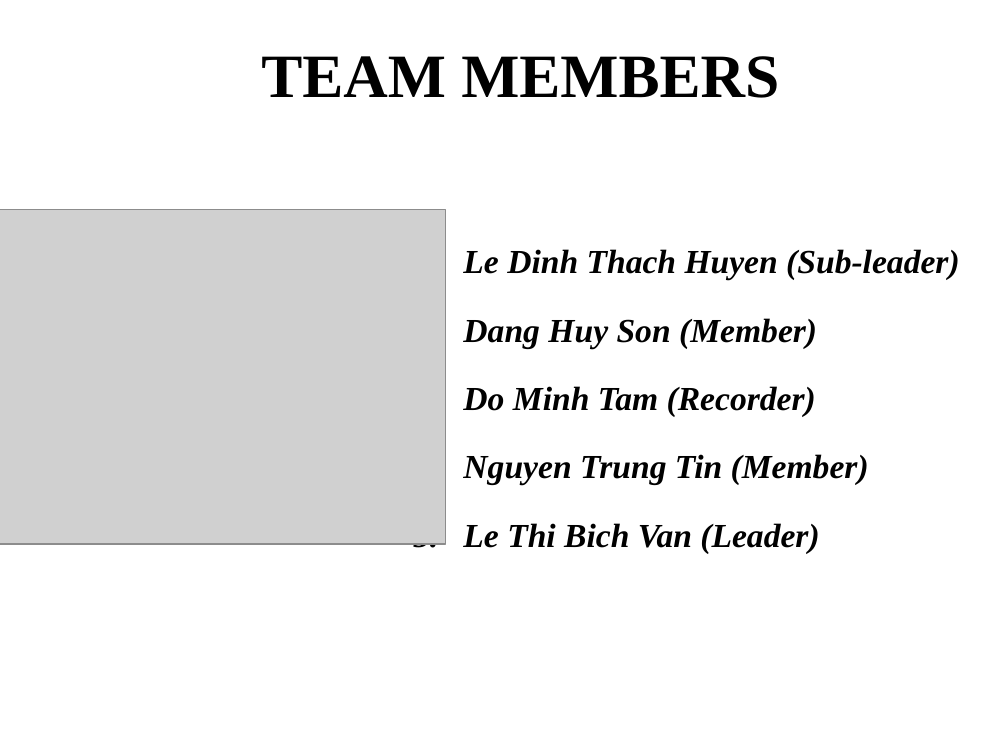
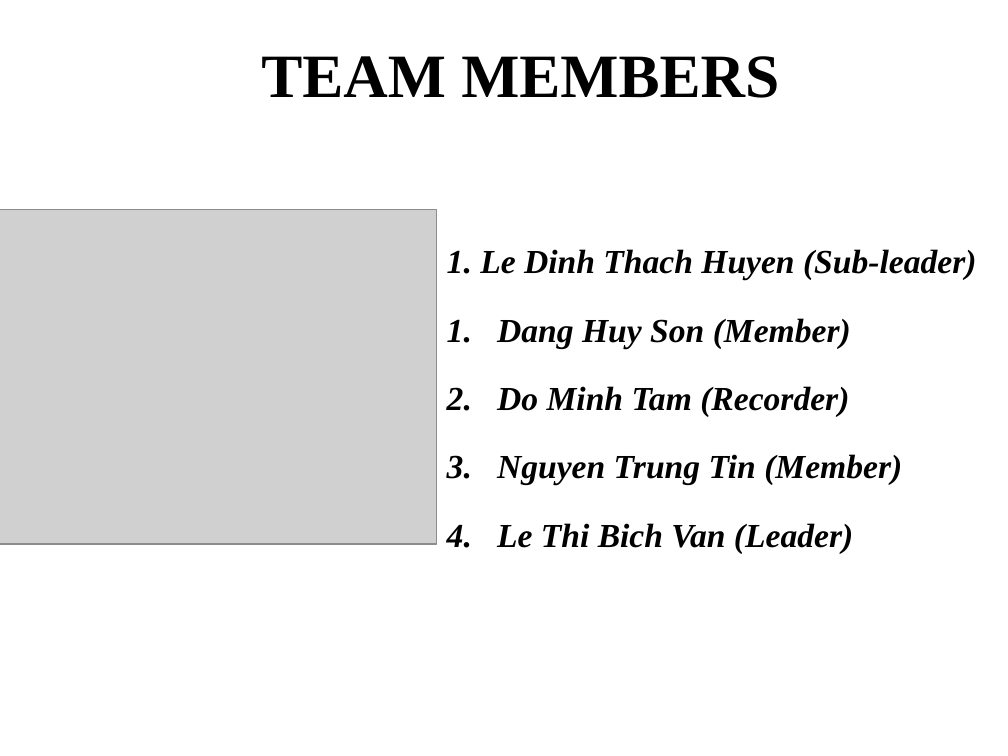
Before and after one commit to T138384/vlu-k15t1-team11, a slide deck: slide 2 of SMA - Software Measurement & Analysis/Asignment-01/K15T1-Team11-Team Assignment1/K15T1-Team11-Team Assignment1.ppt. Drawn at 1008x756 pixels with LibreOffice and Linux fonts; fonts in the diff are those of the drawing; grey boxes stand for pictures; background and template pictures are left out. Boxes give left, top, right and bottom in pixels: in the first picture for what was removed or moved away, otherwise in the second. Text is boxed around its words. In the diff, an @@ line names an element or a change of style, - is before the commit and + after.

```diff
--- a/SMA - Software Measurement & Analysis/Asignment-01/K15T1-Team11-Team Assignment1/K15T1-Team11-Team Assignment1.ppt
+++ b/SMA - Software Measurement & Analysis/Asignment-01/K15T1-Team11-Team Assignment1/K15T1-Team11-Team Assignment1.ppt
@@ picture: place and size @@
-picture at <box>0,210,446,543</box>
+picture at <box>0,210,437,543</box>
@@ text "1. Le Dinh Thach Huyen ...": place and size @@
-text "1. Le Dinh Thach Huyen ..." at <box>463,249,960,553</box>
+text "1. Le Dinh Thach Huyen ..." at <box>447,249,977,553</box>
@@ text at <box>447,249,977,280</box>: text changed @@
-1. Le Dinh Thach Huyen (Sub-leader)
+1. Le Dinh Thach Huyen (Sub-leader)
```
Also in this commit, not shown: 1 other slide changed, 1 other file.
